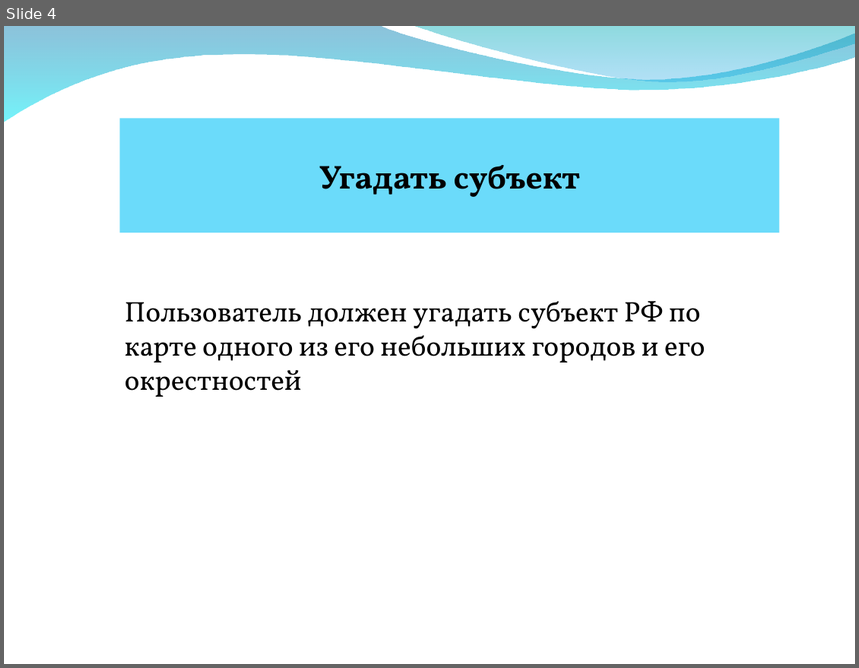
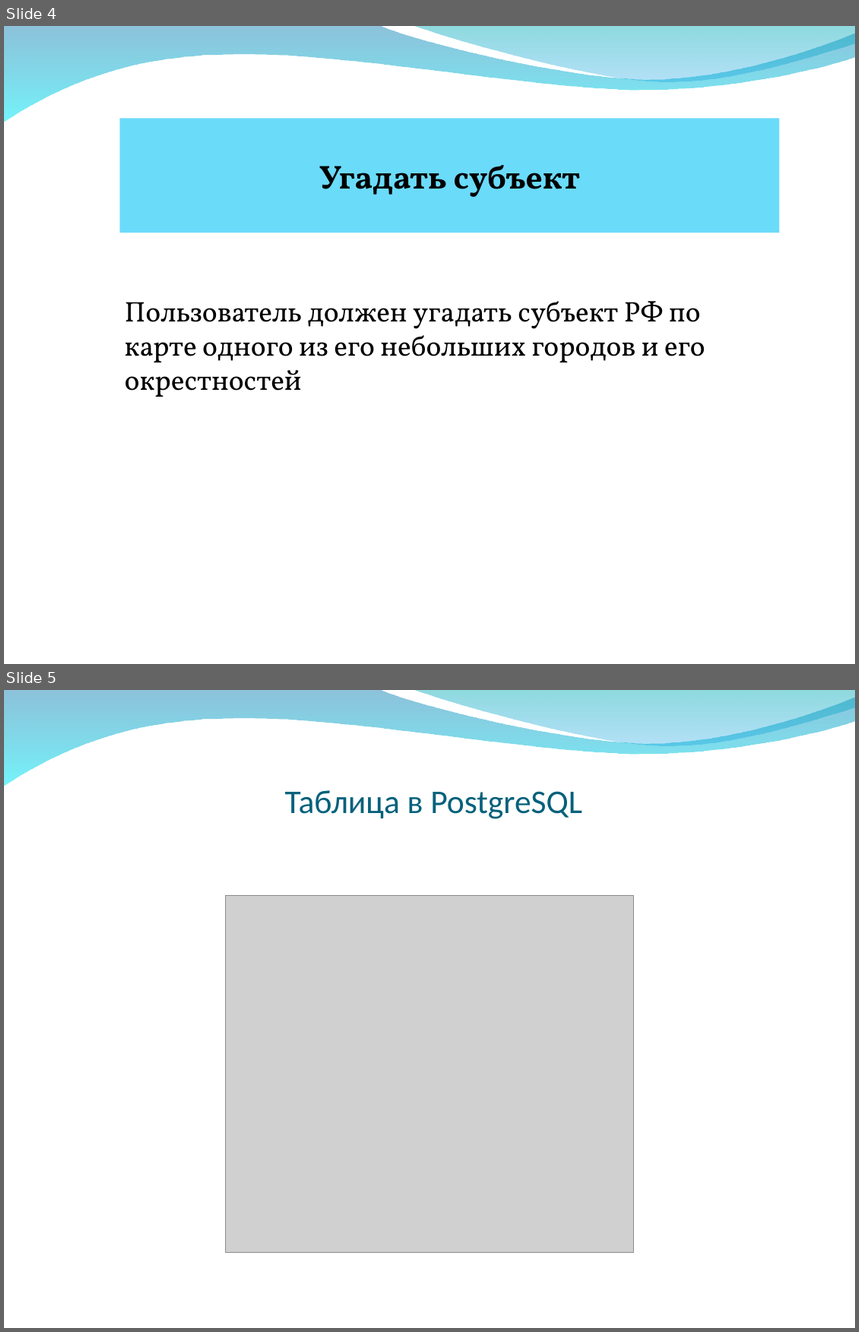
Before and after one commit to AverageEnjoyer2/geobotproject, a slide deck: презентация.ppt. Shown one above the other, each under a label of ours: slide 4 before the commit, slides 4 and 5 after it. The pictures are 859x668 and 859x1332 pixels, drawn with LibreOffice and Linux fonts; fonts in the diff are those of the drawing; grey boxes stand for pictures; background and template pictures are left out. Boxes give left, top, right and bottom in pixels: in the first picture for what was removed or moved away, otherwise in the second. Text is boxed around its words. In the diff, an @@ line names an element or a change of style, - is before the commit and + after.

```diff
--- a/презентация.ppt
+++ b/презентация.ppt
@@ slide 5 added at box(4, 690, 855, 1328), background picture (left out); not listed: 2 template elements that a slide beside it also shows @@
@@ title added at box(285, 790, 582, 819), 28 pt, text #04617B @@
+Таблица в PostgreSQL
@@ picture added at box(225, 896, 633, 1253) @@
```
Also in this commit, not shown: 2 slides changed, 9 other slides added, 3 other files.
